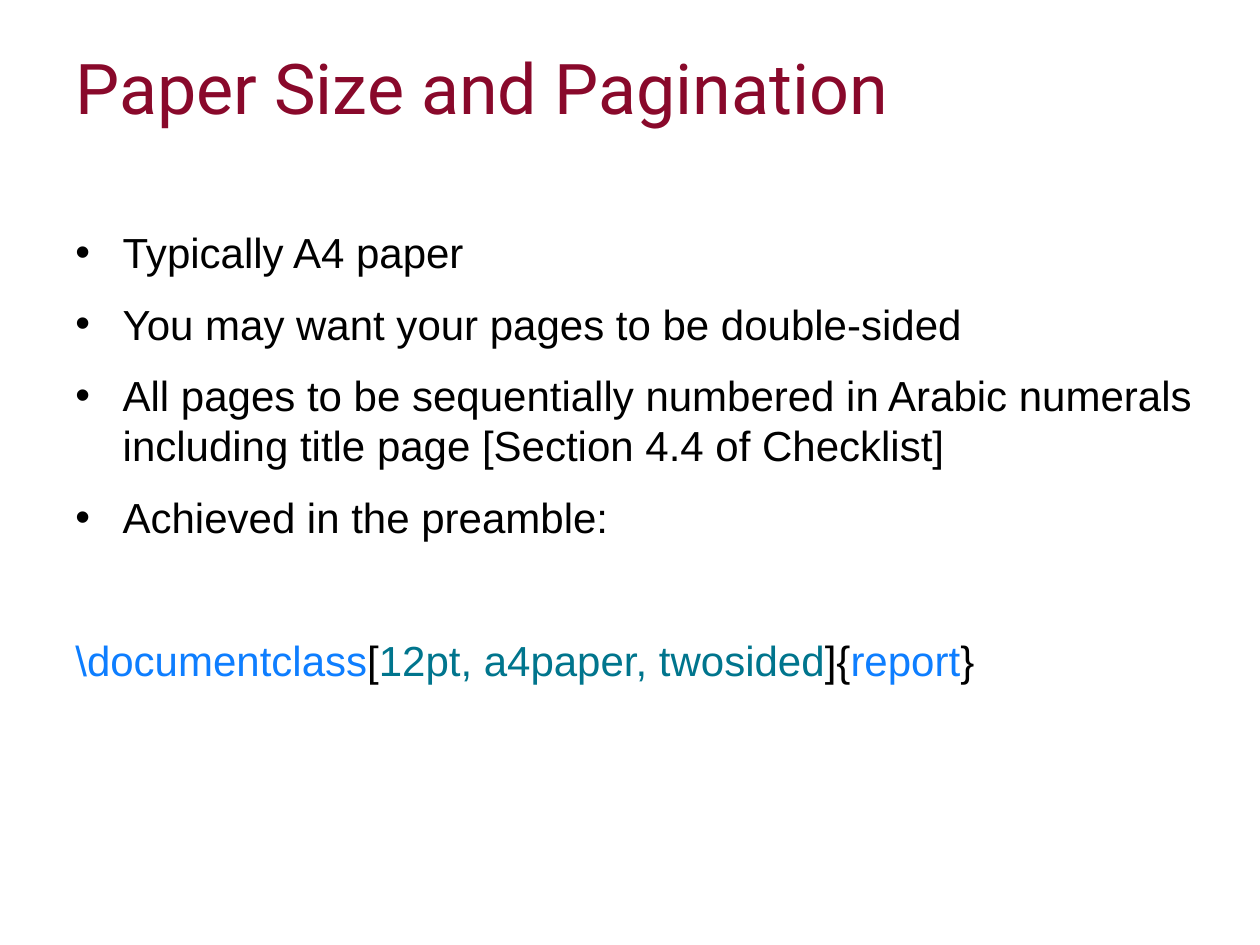
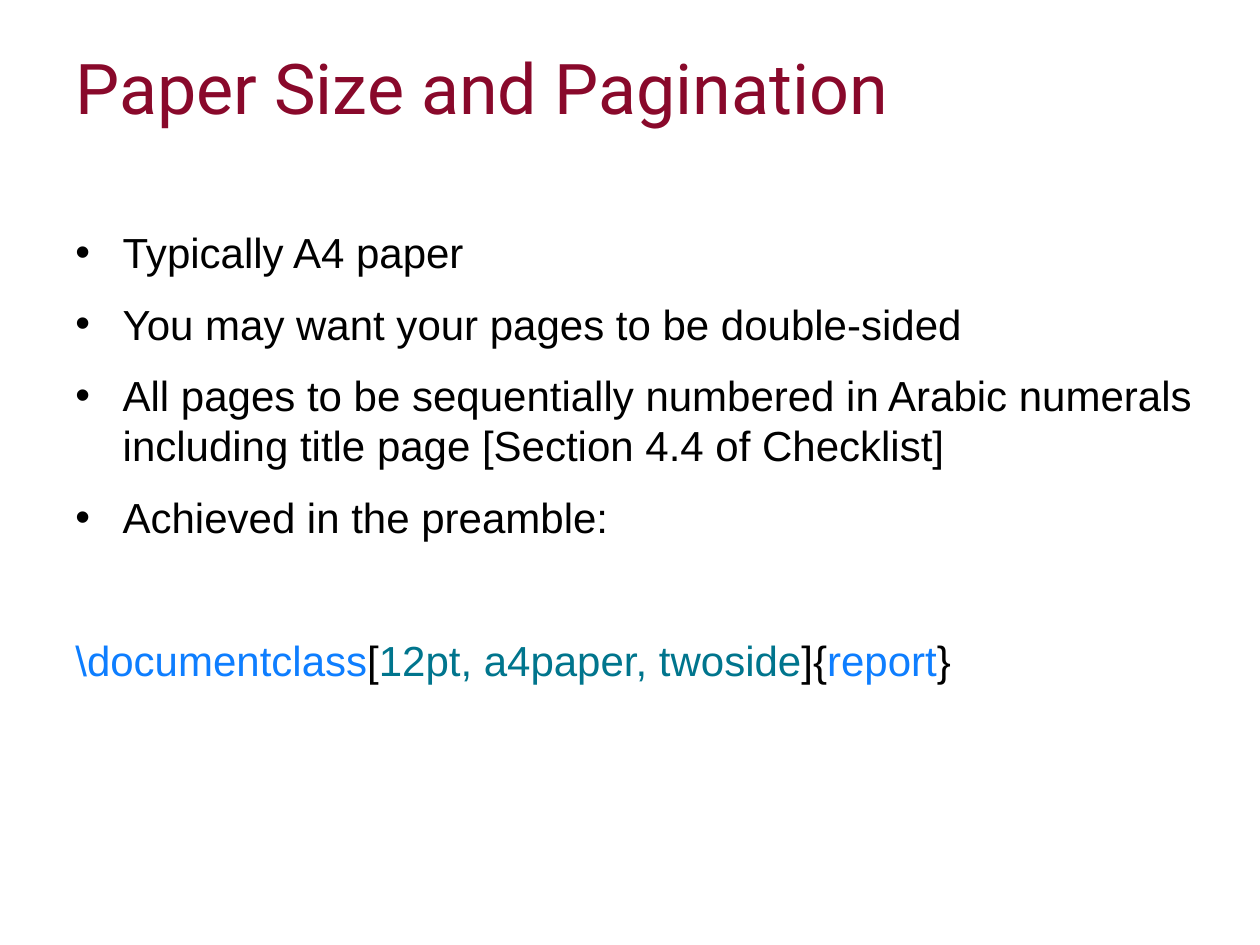
Before and after one commit to ImperialCollegeLondon/RCDS-writing-theses-in-latex, a slide deck: slide 6 of Writing Theses in Latex Slides.pptx. Drawn at 1260x945 pixels with LibreOffice and Linux fonts; fonts in the diff are those of the drawing; background and template pictures are left out. Boxes give left, top, right and bottom in pixels: in the first picture for what was removed or moved away, otherwise in the second. Text is boxed around its words. In the diff, an @@ line names an element or a change of style, - is before the commit and + after.

```diff
--- a/Writing Theses in Latex Slides.pptx
+++ b/Writing Theses in Latex Slides.pptx
@@ text at (75,645,951,684): text changed; text colour #00758D to #0E7EFF @@
-\documentclass[12pt, a4paper, twosided]{report}
+\documentclass[12pt, a4paper, twoside]{report}
```
Also in this commit, not shown: 2 other slides changed, 2 other files.
